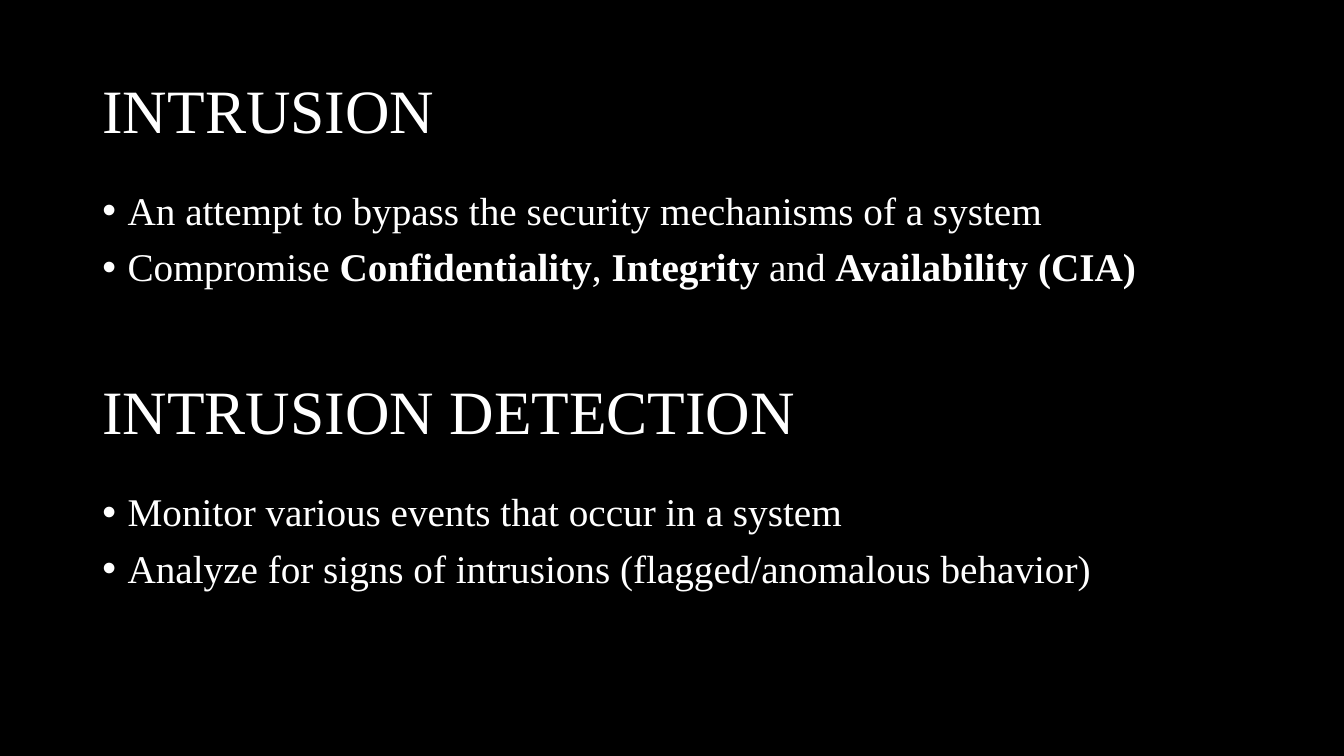
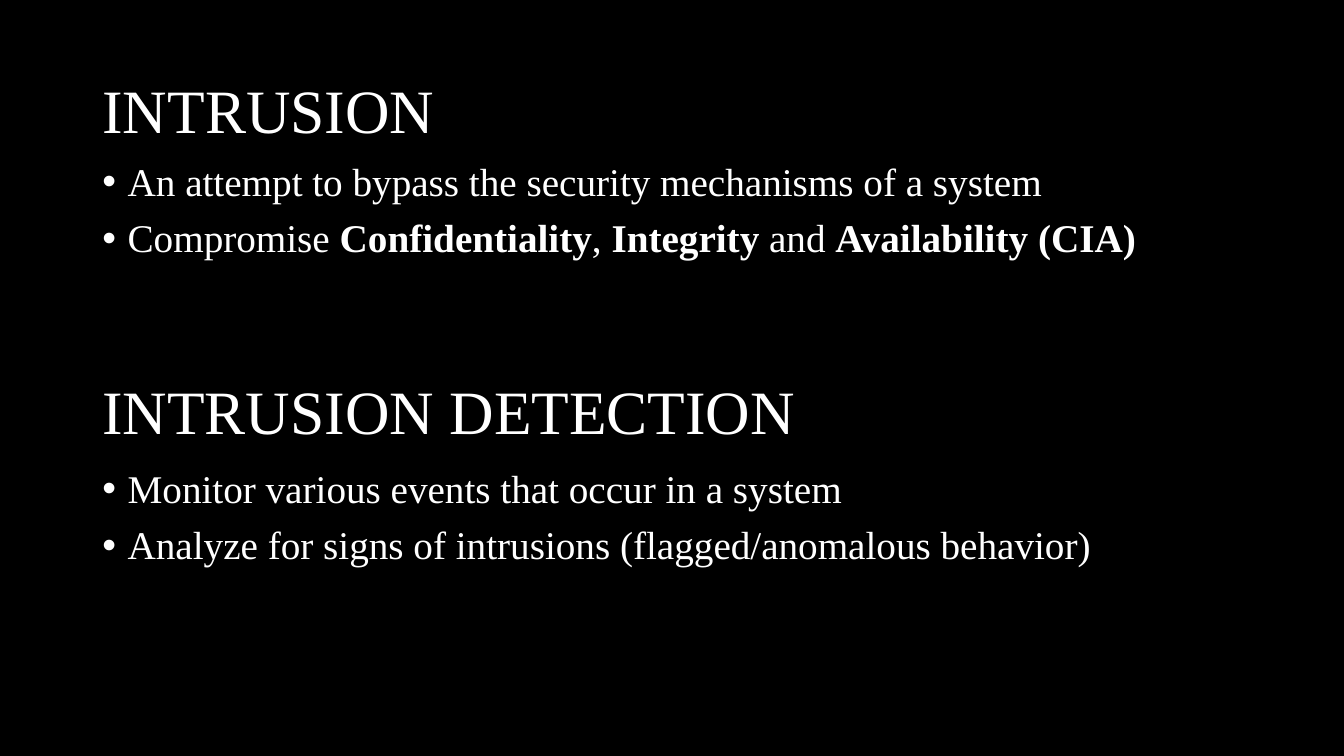
Before and after one commit to rojinadeuja/NSL-KDD-Network-Security, a slide deck: slide 3 of NSL_KDD_Network_Security_Analysis.pptx. Drawn at 1344x756 pixels with LibreOffice and Linux fonts; fonts in the diff are those of the drawing. Boxes give left, top, right and bottom in pixels: in the first picture for what was removed or moved away, otherwise in the second. Text is boxed around its words. In the diff, an @@ line names an element or a change of style, - is before the commit and + after.

```diff
--- a/NSL_KDD_Network_Security_Analysis.pptx
+++ b/NSL_KDD_Network_Security_Analysis.pptx
@@ text "An attempt to bypass the ..." moved from (x1=128, y1=197, x2=1136, y2=289) to (x1=128, y1=168, x2=1136, y2=260) @@
@@ text "Monitor various events that occur ..." moved from (x1=128, y1=498, x2=1091, y2=590) to (x1=128, y1=475, x2=1091, y2=567) @@
```
Also in this commit, not shown: 6 other slides changed.
